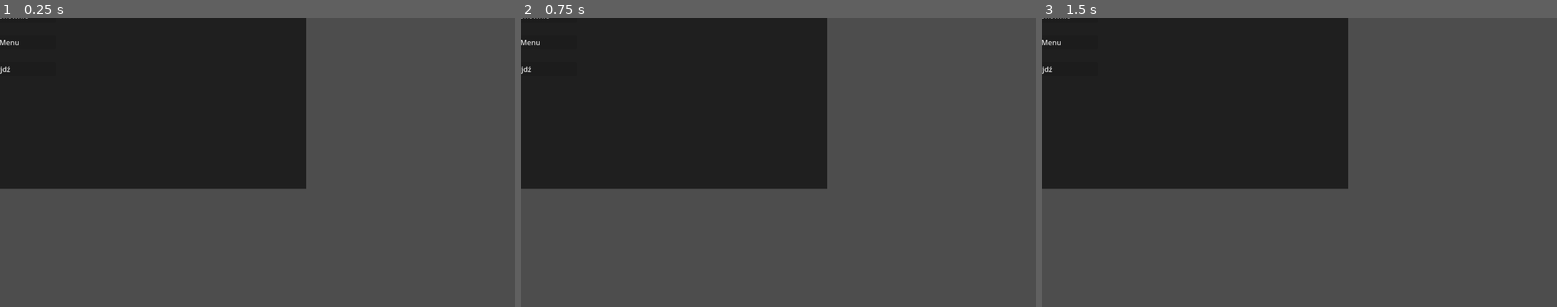
Above: before the commit, frames 1-3 (left to right).
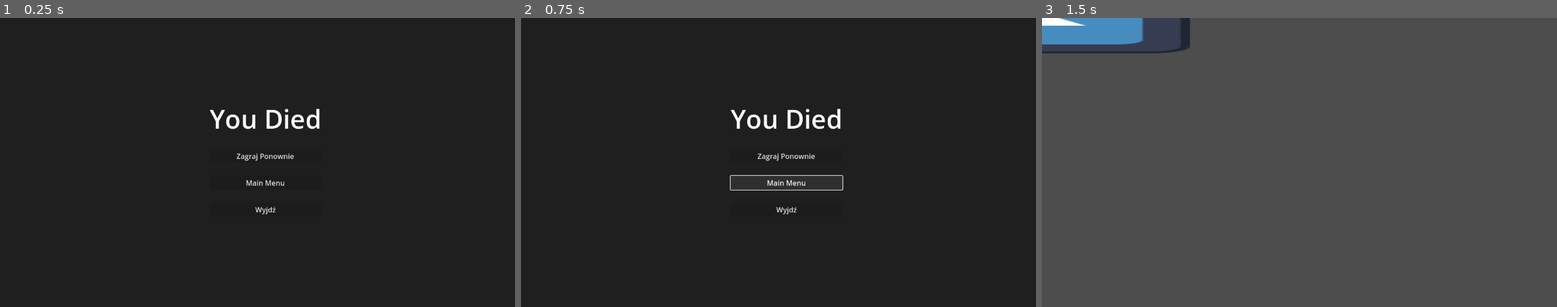
Above: after the commit, the same moments.

Repository: Gigabajt000/www.project.betoniarze-official.gov.ru
Game: Godot game, scene res://UI/death_screen.tscn
Two runs of this game, one before a commit and one after it. Both use one fixed random seed, a clock stepped at 60 frames per second and the inputs below. The project has no main scene, so this scene is started directly. The engine's default icon, where the game draws it, is replaced by a stand-in: a white triangle on a blue panel in a dark square.
Inputs (mouse positions are in pixels of both pictures, inside the frame that each line leads up to):
- Up to frame 1 (0.25 s): no input
- Up to frame 2 (0.75 s): click (788, 182) at 0.5 s, where only the run after the commit has a clickable "Main Menu"
- Up to frame 3 (1.5 s): click (1309, 156) at 1.25 s, where only the run after the commit has a clickable "Zagraj Ponownie"

The runs differ from the first frame. In frame 1, 66% of the frame differs, in the area x 0-100%, y 0-100%; in frame 2, 66%; in frame 3, 35%.

Commit message:
settings, main menu

Diff:
--- a/betoniarze/UI/death_screen.tscn
+++ b/betoniarze/UI/death_screen.tscn
@@ -6,6 +6,7 @@
 font_size = 58
 
 [node name="Death_Screen" type="Node2D"]
+position = Vector2(594, 315)
 script = ExtResource("1_6svqc")
 
 [node name="ColorRect" type="ColorRect" parent="."]
--- /dev/null
+++ b/betoniarze/UI/main_menu.gd
@@ -0,0 +1,7 @@
+extends Node2D
+
+
+
+
+func _on_settings_pressed():
+	get_tree().change_scene_to_file("res://UI/settings.tscn")
--- /dev/null
+++ b/betoniarze/UI/main_menu.tscn
@@ -0,0 +1,249 @@
+[gd_scene load_steps=5 format=3 uid="uid://cv5q2blr7onvn"]
+
+[ext_resource type="Texture2D" uid="uid://cf115c8vlcp0w" path="res://icon.svg" id="1_8kgc0"]
+[ext_resource type="Script" path="res://UI/main_menu.gd" id="1_541ho"]
+
+[sub_resource type="LabelSettings" id="LabelSettings_dqsex"]
+font_size = 100
+
+[sub_resource type="LabelSettings" id="LabelSettings_6amle"]
+font_color = Color(1, 0, 0, 1)
+
+[node name="Main_Menu" type="Node2D"]
+position = Vector2(598, 297)
+script = ExtResource("1_541ho")
+
+[node name="ColorRect" type="ColorRect" parent="."]
+anchors_preset = 8
+anchor_left = 0.5
+anchor_top = 0.5
+anchor_right = 0.5
+anchor_bottom = 0.5
+offset_left = -684.5
+offset_top = -382.5
+offset_right = 684.5
+offset_bottom = 382.5
+grow_horizontal = 2
+grow_vertical = 2
+color = Color(0, 0, 0, 0.596078)
+
+[node name="ColorRect2" type="ColorRect" parent="."]
+anchors_preset = 7
+anchor_left = 0.5
+anchor_top = 1.0
+anchor_right = 0.5
+anchor_bottom = 1.0
+offset_left = -632.0
+offset_top = -11.0
+offset_right = 633.0
+offset_bottom = -7.0
+grow_horizontal = 2
+grow_vertical = 0
+
+[node name="MarginContainer" type="MarginContainer" parent="."]
+anchors_preset = 7
+anchor_left = 0.5
+anchor_top = 1.0
+anchor_right = 0.5
+anchor_bottom = 1.0
+offset_left = -174.0
+offset_top = -270.0
+offset_right = 174.0
+grow_horizontal = 2
+grow_vertical = 0
+
+[node name="VBoxContainer" type="VBoxContainer" parent="MarginContainer"]
+layout_mode = 2
+theme_override_constants/separation = 35
+
+[node name="Label" type="Label" parent="MarginContainer/VBoxContainer"]
+layout_mode = 2
+text = "Main Menu"
+label_settings = SubResource("LabelSettings_dqsex")
+
+[node name="Settings" type="Button" parent="MarginContainer/VBoxContainer"]
+layout_mode = 2
+text = "    Settings    "
+
+[node name="MarginContainer2" type="MarginContainer" parent="."]
+anchors_preset = 5
+anchor_left = 0.5
+anchor_right = 0.5
+offset_left = -599.0
+offset_right = 599.0
+offset_bottom = 338.0
+grow_horizontal = 2
+
+[node name="VBoxContainer" type="VBoxContainer" parent="MarginContainer2"]
+layout_mode = 2
+theme_override_constants/separation = 50
+
+[node name="HBoxContainer" type="HBoxContainer" parent="MarginContainer2/VBoxContainer"]
+layout_mode = 2
+theme_override_constants/separation = 200
+
+[node name="Button" type="Button" parent="MarginContainer2/VBoxContainer/HBoxContainer"]
+layout_mode = 2
+icon = ExtResource("1_8kgc0")
+
+[node name="Label" type="Label" parent="MarginContainer2/VBoxContainer/HBoxContainer/Button"]
+layout_mode = 1
+anchors_preset = 8
+anchor_left = 0.5
+anchor_top = 0.5
+anchor_right = 0.5
+anchor_bottom = 0.5
+offset_left = -20.0
+offset_top = -11.5
+offset_right = 20.0
+offset_bottom = 11.5
+grow_horizontal = 2
+grow_vertical = 2
+text = "Level1"
+label_settings = SubResource("LabelSettings_6amle")
+
+[node name="Button2" type="Button" parent="MarginContainer2/VBoxContainer/HBoxContainer"]
+layout_mode = 2
+icon = ExtResource("1_8kgc0")
+
+[node name="Label" type="Label" parent="MarginContainer2/VBoxContainer/HBoxContainer/Button2"]
+layout_mode = 1
+anchors_preset = 8
+anchor_left = 0.5
+anchor_top = 0.5
+anchor_right = 0.5
+anchor_bottom = 0.5
+offset_left = -20.0
+offset_top = -11.5
+offset_right = 20.0
+offset_bottom = 11.5
+grow_horizontal = 2
+grow_vertical = 2
+text = "Level2"
+label_settings = SubResource("LabelSettings_6amle")
+
+[node name="Button3" type="Button" parent="MarginContainer2/VBoxContainer/HBoxContainer"]
+layout_mode = 2
+icon = ExtResource("1_8kgc0")
+
+[node name="Label" type="Label" parent="MarginContainer2/VBoxContainer/HBoxContainer/Button3"]
+layout_mode = 1
+anchors_preset = 8
+anchor_left = 0.5
+anchor_top = 0.5
+anchor_right = 0.5
+anchor_bottom = 0.5
+offset_left = -20.0
+offset_top = -11.5
+offset_right = 20.0
+offset_bottom = 11.5
+grow_horizontal = 2
+grow_vertical = 2
+text = "Level3"
+label_settings = SubResource("LabelSettings_6amle")
+
+[node name="Button4" type="Button" parent="MarginContainer2/VBoxContainer/HBoxContainer"]
+layout_mode = 2
+icon = ExtResource("1_8kgc0")
+
+[node name="Label" type="Label" parent="MarginContainer2/VBoxContainer/HBoxContainer/Button4"]
+layout_mode = 1
+anchors_preset = 8
+anchor_left = 0.5
+anchor_top = 0.5
+anchor_right = 0.5
+anchor_bottom = 0.5
+offset_left = -20.0
+offset_top = -11.5
+offset_right = 20.0
+offset_bottom = 11.5
+grow_horizontal = 2
+grow_vertical = 2
+text = "Level4"
+label_settings = SubResource("LabelSettings_6amle")
+
+[node name="HBoxContainer2" type="HBoxContainer" parent="MarginContainer2/VBoxContainer"]
+layout_mode = 2
+theme_override_constants/separation = 200
+
+[node name="Button" type="Button" parent="MarginContainer2/VBoxContainer/HBoxContainer2"]
+layout_mode = 2
+icon = ExtResource("1_8kgc0")
+
+[node name="Label" type="Label" parent="MarginContainer2/VBoxContainer/HBoxContainer2/Button"]
+layout_mode = 1
+anchors_preset = 8
+anchor_left = 0.5
+anchor_top = 0.5
+anchor_right = 0.5
+anchor_bottom = 0.5
+offset_left = -20.0
+offset_top = -11.5
+offset_right = 20.0
+offset_bottom = 11.5
+grow_horizontal = 2
+grow_vertical = 2
+text = "Level5"
+label_settings = SubResource("LabelSettings_6amle")
+
+[node name="Button2" type="Button" parent="MarginContainer2/VBoxContainer/HBoxContainer2"]
+layout_mode = 2
+icon = ExtResource("1_8kgc0")
+
+[node name="Label" type="Label" parent="MarginContainer2/VBoxContainer/HBoxContainer2/Button2"]
+layout_mode = 1
+anchors_preset = 8
+anchor_left = 0.5
+anchor_top = 0.5
+anchor_right = 0.5
+anchor_bottom = 0.5
+offset_left = -20.0
+offset_top = -11.5
+offset_right = 20.0
+offset_bottom = 11.5
+grow_horizontal = 2
+grow_vertical = 2
+text = "Level6"
+label_settings = SubResource("LabelSettings_6amle")
+
+[node name="Button3" type="Button" parent="MarginContainer2/VBoxContainer/HBoxContainer2"]
+layout_mode = 2
+icon = ExtResource("1_8kgc0")
+
+[node name="Label" type="Label" parent="MarginContainer2/VBoxContainer/HBoxContainer2/Button3"]
+layout_mode = 1
+anchors_preset = 8
+anchor_left = 0.5
+anchor_top = 0.5
+anchor_right = 0.5
+anchor_bottom = 0.5
+offset_left = -20.0
+offset_top = -11.5
+offset_right = 20.0
+offset_bottom = 11.5
+grow_horizontal = 2
+grow_vertical = 2
+text = "Level7"
+label_settings = SubResource("LabelSettings_6amle")
+
+[node name="Button4" type="Button" parent="MarginContainer2/VBoxContainer/HBoxContainer2"]
+layout_mode = 2
+icon = ExtResource("1_8kgc0")
+
+[node name="Label" type="Label" parent="MarginContainer2/VBoxContainer/HBoxContainer2/Button4"]
+layout_mode = 1
+anchors_preset = 8
+anchor_left = 0.5
+anchor_top = 0.5
+anchor_right = 0.5
+anchor_bottom = 0.5
+offset_left = -20.0
+offset_top = -11.5
+offset_right = 20.0
+offset_bottom = 11.5
+grow_horizontal = 2
+grow_vertical = 2
+text = "Level8"
+label_settings = SubResource("LabelSettings_6amle")
+
+[connection signal="pressed" from="MarginContainer/VBoxContainer/Settings" to="." method="_on_settings_pressed"]
--- /dev/null
+++ b/betoniarze/UI/settings.gd
@@ -0,0 +1,24 @@
+extends Node2D
+
+
+
+
+
+func _on_main_menu_pressed():
+	get_tree().change_scene_to_file("res://UI/main_menu.tscn")
+
+
+func _on_h_slider_value_changed(value):
+	if Global.muted == false:
+		AudioServer.set_bus_volume_db(0, linear_to_db(value))
+	Global.master_volume = value
+
+
+func _on_check_box_toggled(toggled_on):
+	if toggled_on == true:
+		AudioServer.set_bus_volume_db(0, linear_to_db(0))
+		AudioServer.set_bus_volume_db(1, linear_to_db(0))
+		AudioServer.set_bus_volume_db(2, linear_to_db(0))
+		Global.muted = true
+	else:
+		Global.muted = false
--- /dev/null
+++ b/betoniarze/UI/settings.tscn
@@ -0,0 +1,66 @@
+[gd_scene load_steps=2 format=3 uid="uid://cstyfc6cspfe1"]
+
+[ext_resource type="Script" path="res://UI/settings.gd" id="1_e4aqd"]
+
+[node name="Settings" type="Node2D"]
+position = Vector2(585, 310)
+script = ExtResource("1_e4aqd")
+
+[node name="ColorRect" type="ColorRect" parent="."]
+anchors_preset = 8
+anchor_left = 0.5
+anchor_top = 0.5
+anchor_right = 0.5
+anchor_bottom = 0.5
+offset_left = -684.5
+offset_top = -382.5
+offset_right = 684.5
+offset_bottom = 382.5
+grow_horizontal = 2
+grow_vertical = 2
+color = Color(0, 0, 0, 0.596078)
+
+[node name="MarginContainer" type="MarginContainer" parent="."]
+anchors_preset = 8
+anchor_left = 0.5
+anchor_top = 0.5
+anchor_right = 0.5
+anchor_bottom = 0.5
+offset_left = -328.0
+offset_top = -184.0
+offset_right = 328.0
+offset_bottom = 109.0
+grow_horizontal = 2
+grow_vertical = 2
+
+[node name="VBoxContainer" type="VBoxContainer" parent="MarginContainer"]
+layout_mode = 2
+theme_override_constants/separation = 24
+
+[node name="Label" type="Label" parent="MarginContainer/VBoxContainer"]
+layout_mode = 2
+text = "Sound"
+
+[node name="HSlider" type="HSlider" parent="MarginContainer/VBoxContainer"]
+layout_mode = 2
+
+[node name="CheckBox" type="CheckBox" parent="MarginContainer/VBoxContainer"]
+layout_mode = 2
+text = "	Mute"
+
+[node name="MarginContainer2" type="MarginContainer" parent="."]
+anchors_preset = 5
+anchor_left = 0.5
+anchor_right = 0.5
+offset_left = -100.5
+offset_right = 100.5
+offset_bottom = 40.0
+grow_horizontal = 2
+
+[node name="Main Menu" type="Button" parent="MarginContainer2"]
+layout_mode = 2
+text = "Main Menu"
+
+[connection signal="value_changed" from="MarginContainer/VBoxContainer/HSlider" to="." method="_on_h_slider_value_changed"]
+[connection signal="toggled" from="MarginContainer/VBoxContainer/CheckBox" to="." method="_on_check_box_toggled"]
+[connection signal="pressed" from="MarginContainer2/Main Menu" to="." method="_on_main_menu_pressed"]
--- a/betoniarze/global.gd
+++ b/betoniarze/global.gd
@@ -1,6 +1,10 @@
 extends Node
 
 var IsAlive: bool = true
+
+#dzwięk
+var master_volume : float = 1
+var muted: bool = false
 
 func _process(delta):
 	if IsAlive == false:
